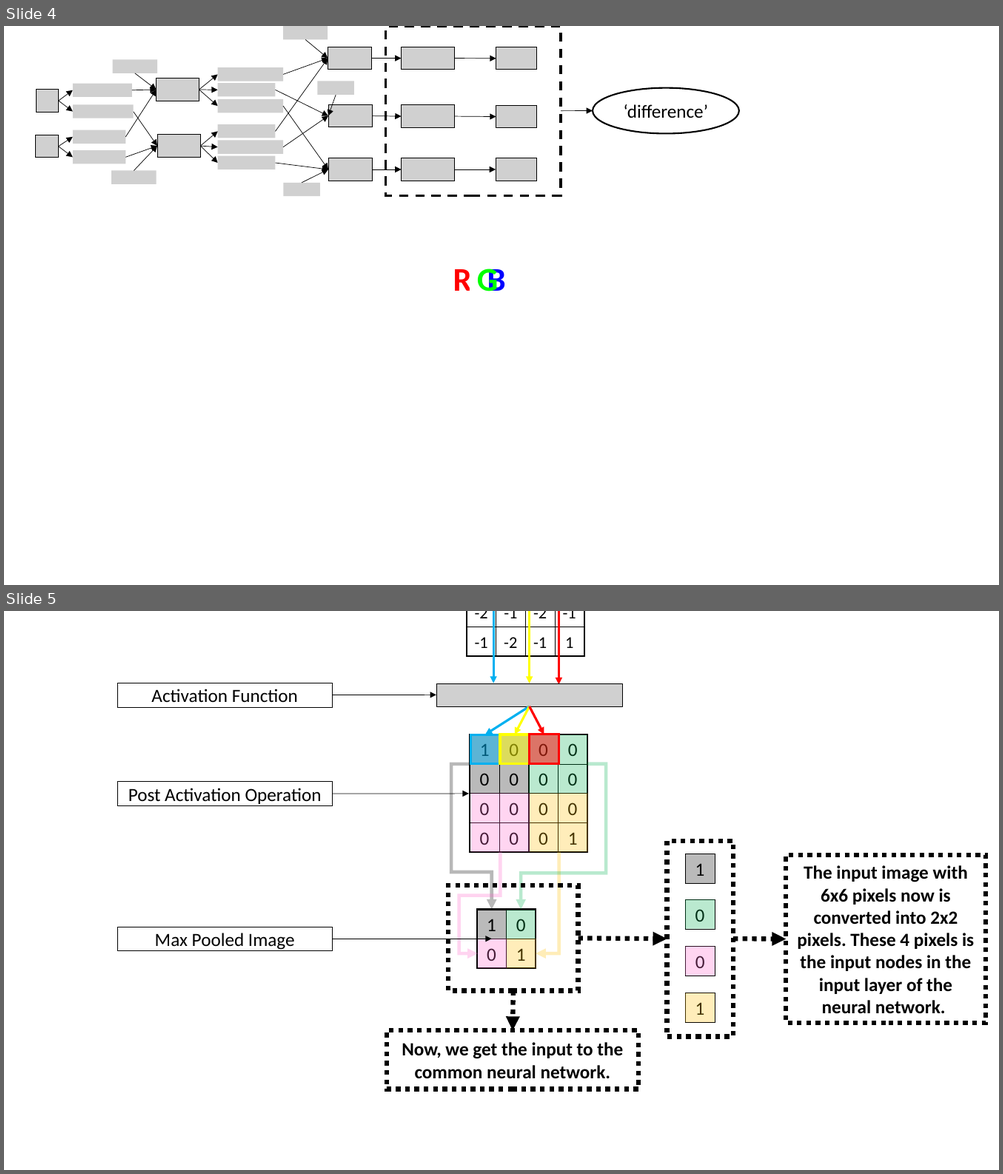
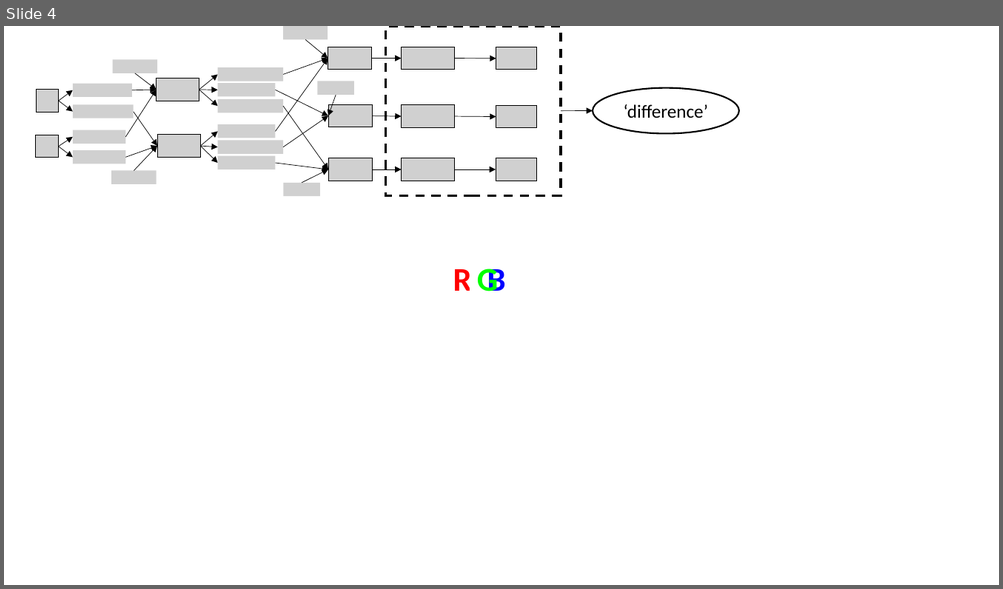
Before and after one commit to Huilin-Li/EasyAlgorithm, a slide deck: pictures/pictures.pptx. Shown one above the other, each under a label of ours: slides 4 and 5 before the commit, slide 4 after it. The pictures are 1003x1174 and 1003x589 pixels, drawn with LibreOffice and Linux fonts; fonts in the diff are those of the drawing; grey boxes stand for pictures. Boxes give left, top, right and bottom in pixels: in the first picture for what was removed or moved away, otherwise in the second. Text is boxed around its words. In the diff, an @@ line names an element or a change of style, - is before the commit and + after.

```diff
--- a/pictures/pictures.pptx
+++ b/pictures/pictures.pptx
@@ slide 5 removed at [4, 611, 999, 1170], background #FFFFFF @@
@@ group removed at [117, 611, 985, 1090]: 57 rectangles, 9 arrows, 7 elbow arrows, 1 picture @@
-1
-0
-0
-1
-Activation Function
-Post Activation Operation
-Max Pooled Image
--1
--2
--1
--2
--1
--2
--1
-1
-0
-0
-0
-1
-0
-0
-0
-0
-0
-0
-0
-0
-0
-0
-0
-1
-0
-1
-0
-1
-Now, we get the input to the common neural network.
-The input image with 6x6 pixels now is converted into 2x2 pixels. These 4 pixels is the input nodes in the input layer of the neural network.
```
Also in this commit, not shown: 1 slide added, 1 other file.
